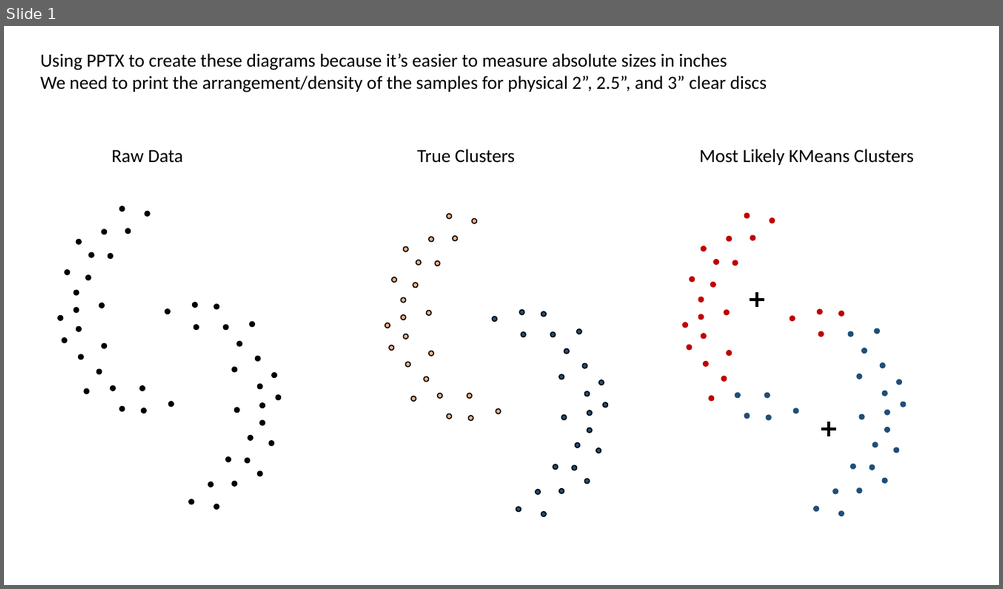
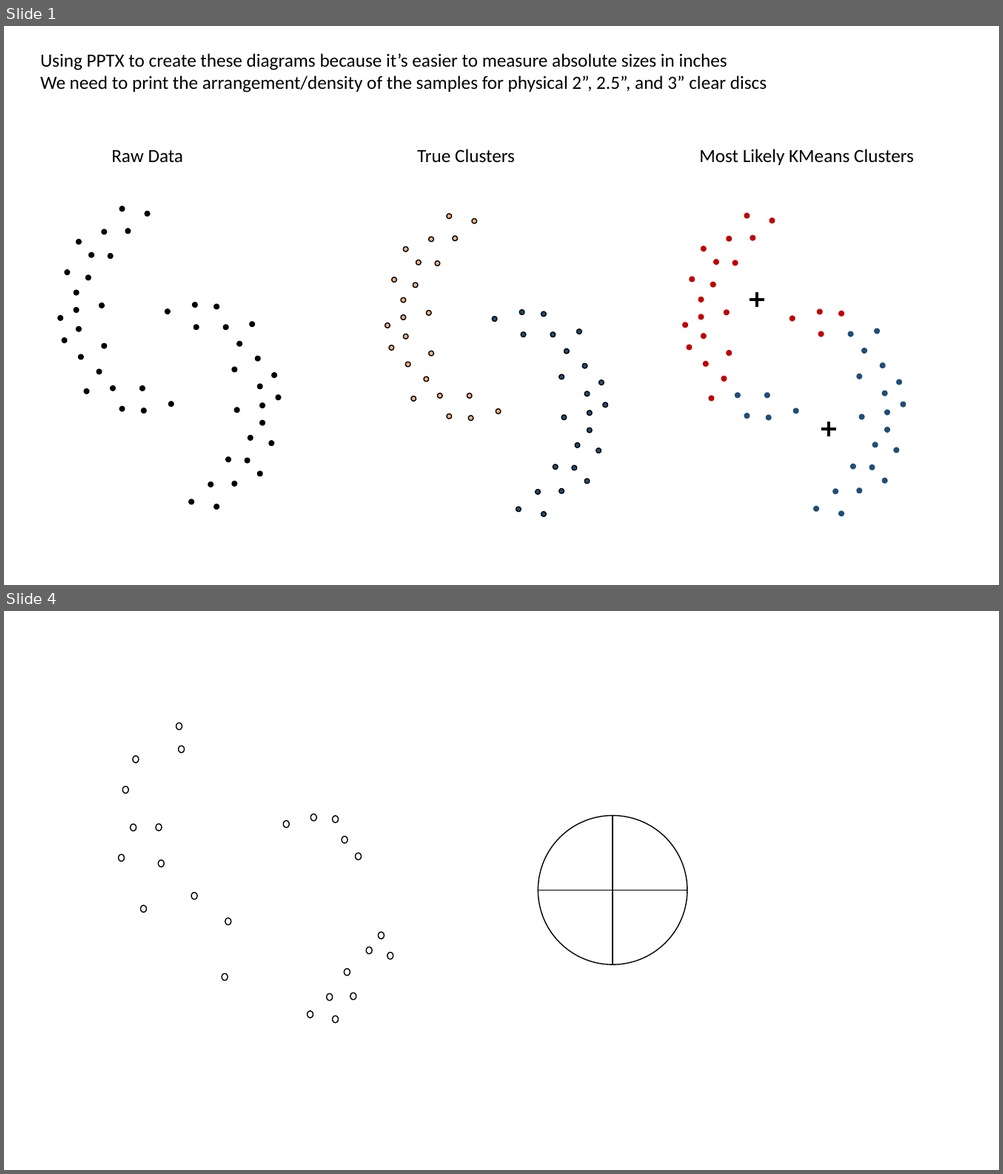
Before and after one commit to prof-tallman/csc432student, a slide deck: clustering/doc/dbscan_worksheet.pptx. Shown one above the other, each under a label of ours: slide 1 before the commit, slides 1 and 4 after it; the slides between them are not shown. The pictures are 1003x589 and 1003x1174 pixels, drawn with LibreOffice and Linux fonts; fonts in the diff are those of the drawing. Boxes give left, top, right and bottom in pixels: in the first picture for what was removed or moved away, otherwise in the second. Text is boxed around its words. In the diff, an @@ line names an element or a change of style, - is before the commit and + after.

```diff
--- a/clustering/doc/dbscan_worksheet.pptx
+++ b/clustering/doc/dbscan_worksheet.pptx
@@ slide 4 added at (x1=4, y1=611, x2=999, y2=1170), background #FFFFFF @@
@@ ellipse added at (x1=538, y1=815, x2=688, y2=965), fill #FFFFFF, outline #000000 1 pt @@
@@ line added from (613, 815) to (613, 965), #000000 1 pt @@
@@ line added from (538, 890) to (688, 890), #000000 1 pt @@
@@ group added at (x1=118, y1=723, x2=393, y2=1023): 25 ellipses @@
```
Also in this commit, not shown: 2 slides changed, 1 other file.
